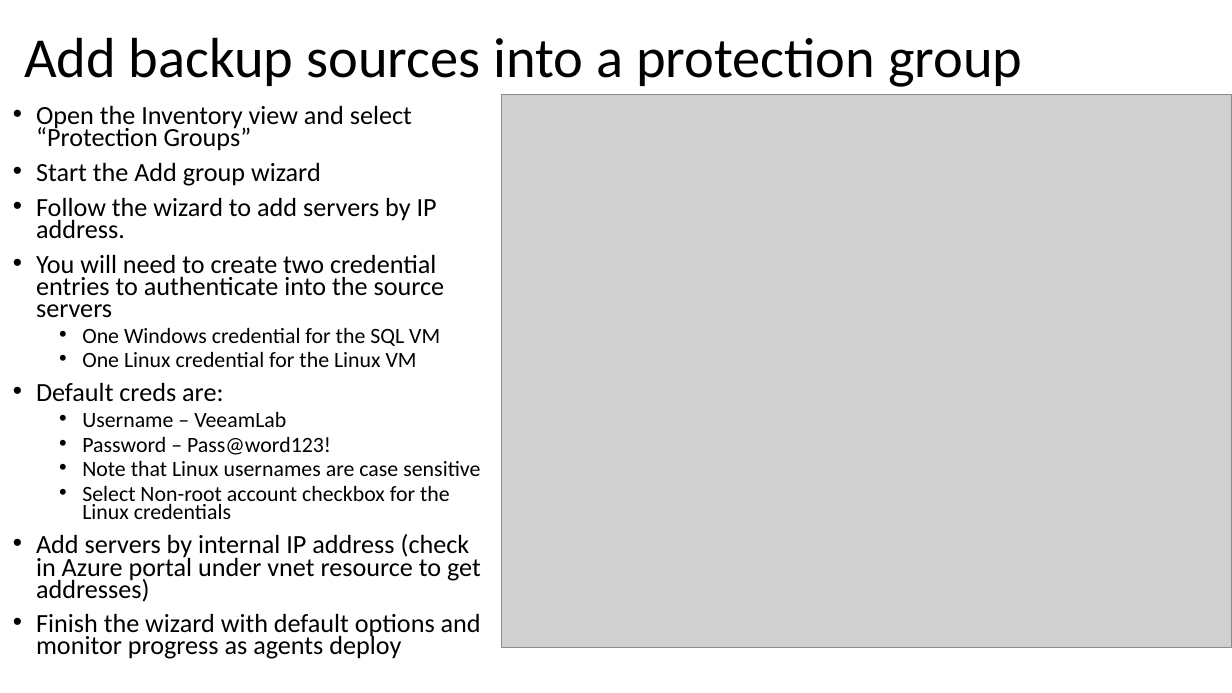
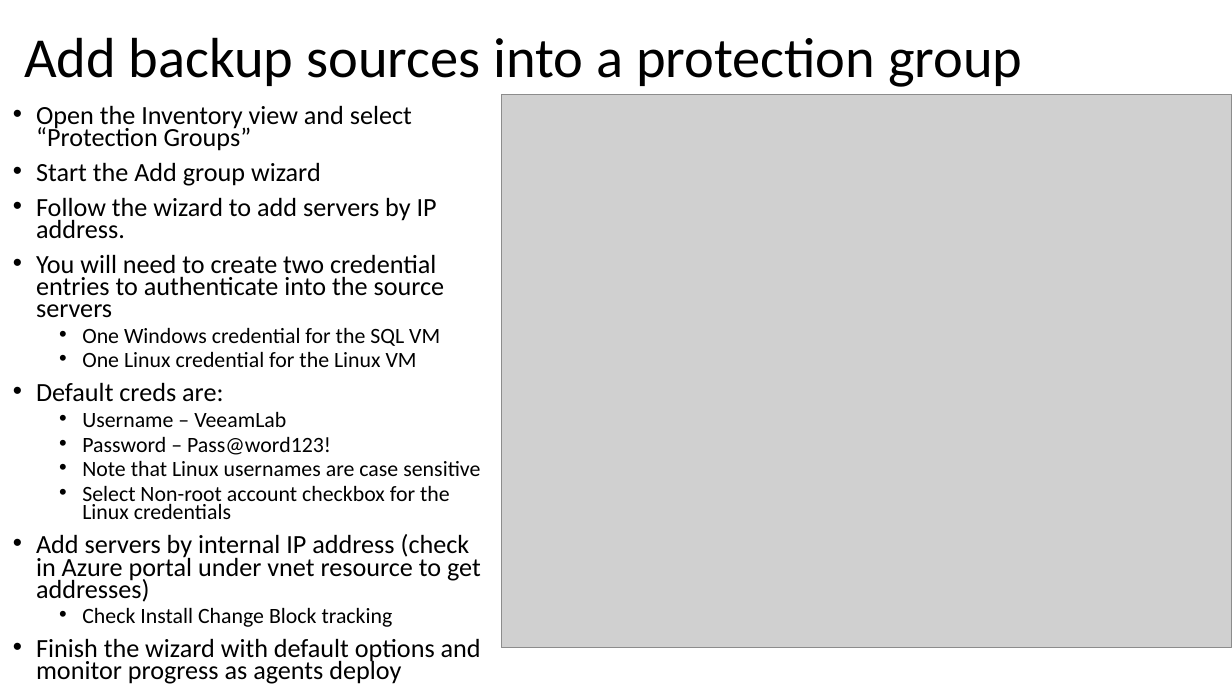
Before and after one commit to dkirby-ms/VeeamOnAzureLab, a slide deck: slide 12 of Veeam Lab Guide.pptx. Drawn at 1232x693 pixels with LibreOffice and Linux fonts; fonts in the diff are those of the drawing; grey boxes stand for pictures. Boxes give left, top, right and bottom in pixels: in the first picture for what was removed or moved away, otherwise in the second. Text is boxed around its words. In the diff, an @@ line names an element or a change of style, - is before the commit and + after.

```diff
--- a/Veeam Lab Guide.pptx
+++ b/Veeam Lab Guide.pptx
@@ text at [82, 608, 393, 627]: paragraph added @@
+  • Check Install Change Block tracking
```
Also in this commit, not shown: 2 other slides changed.
